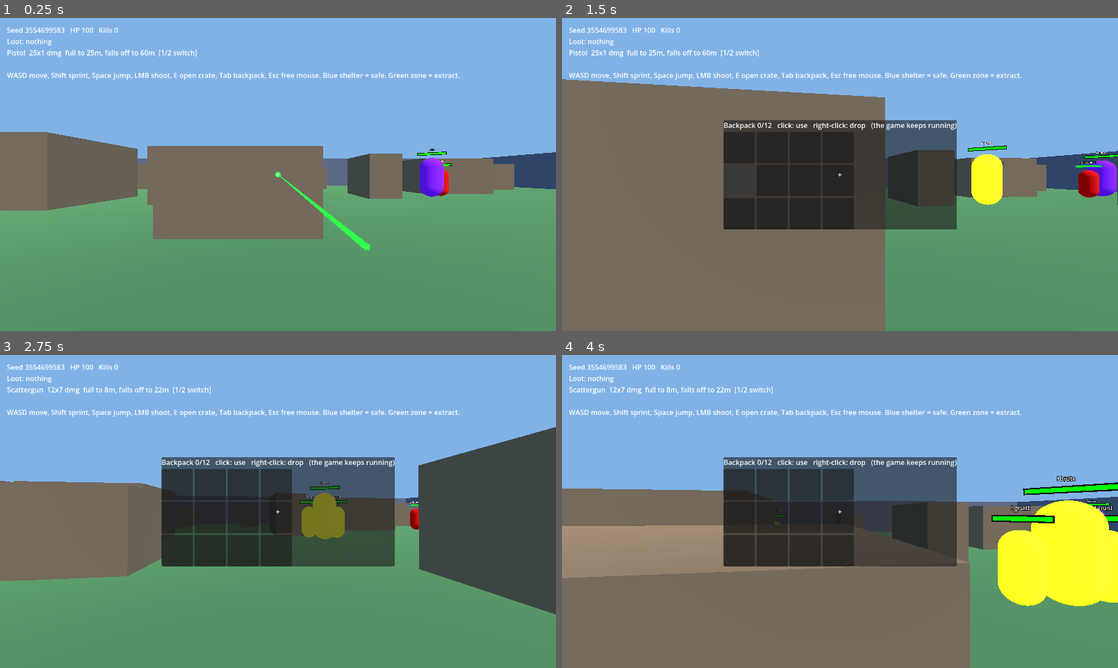
Above: before the commit, frames 1-4 (two rows, left to right).
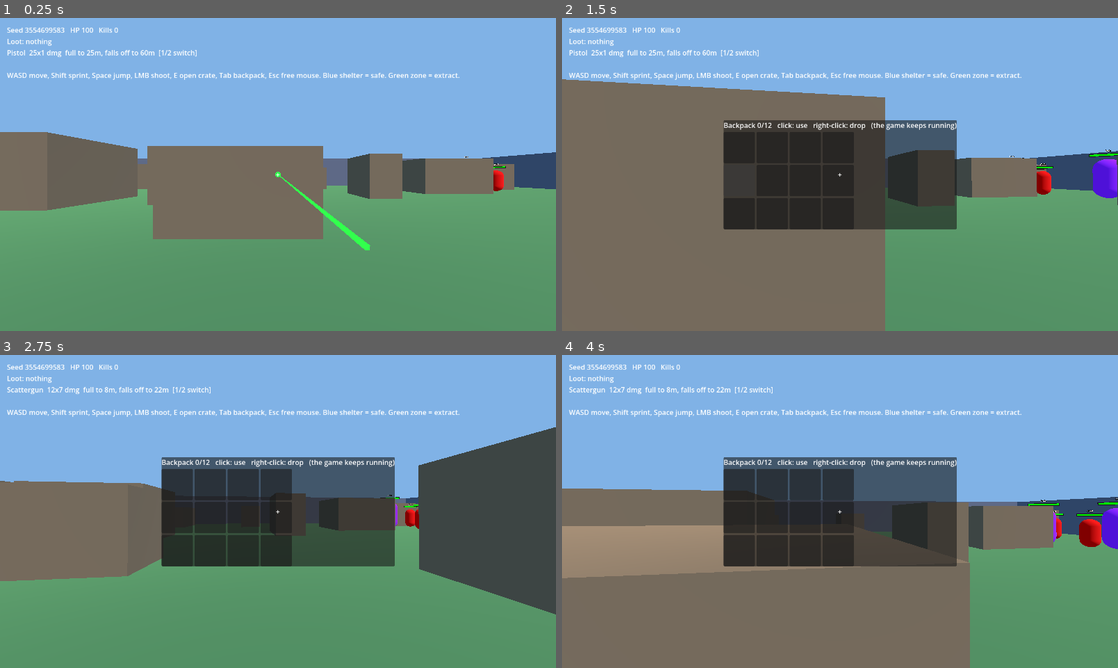
Above: after the commit, the same moments.

Repository: LearnEndlessly/VideoGameFoldr
Game: Godot game, scene res://main.tscn
Two runs of this game, one before a commit and one after it. Both use one fixed random seed, a clock stepped at 60 frames per second and the inputs below.
Inputs (mouse positions are in pixels of both pictures, inside the frame that each line leads up to):
- Up to frame 1 (0.25 s): no input
- Up to frame 2 (1.5 s): tap Enter at 0.5 s; move the mouse to (867, 174) at 0.52 s; hold W 0.53-1.28 s; tap Tab at 0.6 s; click (867, 174) at 0.67 s; tap Space at 0.77 s; move the mouse to (728, 190) at 1.27 s; hold S from 1.28 s (still down); tap 1 at 1.35 s
- Up to frame 3 (2.75 s): tap Space at 1.52 s; move the mouse to (333, 442) at 2.02 s; release S at 2.03 s; hold D from 2.03 s (still down); tap 2 at 2.1 s
- Up to frame 4 (4 s): move the mouse to (812, 574) at 2.77 s; release D at 2.78 s; hold W 2.78-3.53 s; tap E at 2.85 s; click (812, 574) at 2.92 s; tap Space at 3.02, 3.77 s; move the mouse to (1006, 558) at 3.52 s; hold A from 3.53 s (still down); hold Shift from 3.53 s (still down)

The runs differ from the first frame. In frame 1, 0.8% of the frame differs, in the area x 75-91%, y 41-58%; in frame 2, 1.9%; in frame 3, 1.2%; in frame 4, 7.0%, in the area x 38-100%, y 38-81%.

Commit message:
Fix enemy groups spawning next to the player; add regression test
_free_spot() kept its last random sample when all placement tries failed,
even if that sample was inside the no-spawn radius around the player's
start. On a crowded map this put groups 3-10 m from the player, who then
took melee damage within seconds. The distance limit is now never relaxed;
only overlap with other objects is accepted.

Adds data/tuning.gd (spawn values), a seed_override hook on main for tests,
and tests/spawn_safety.gd (failed 40 of 60 maps before the fix, 0 after).

Co-Authored-By: Claude Sonnet 5.5 <noreply@anthropic.com>

Diff:
--- /dev/null
+++ b/data/tuning.gd
@@ -0,0 +1,8 @@
+# Tunable numbers. Edit here; scripts read them from this file.
+
+# Metres. Enemy group centres never spawn closer than this to the player's start.
+const ENEMY_GROUP_MIN_ORIGIN := 15.0
+# Group members spawn within +/- this many metres of their group centre.
+const GROUP_SPREAD := 2.0
+# Placement attempts per object before overlapping other objects is accepted.
+const SPAWN_TRIES := 50
--- a/scripts/main.gd
+++ b/scripts/main.gd
@@ -4,6 +4,7 @@
 const Enemy = preload("res://scripts/enemy.gd")
 const Crate = preload("res://scripts/crate.gd")
 const Enemies = preload("res://data/enemies.gd")
+const Tuning = preload("res://data/tuning.gd")
 const InventoryUI = preload("res://scripts/inventory_ui.gd")
 const ItemIcon = preload("res://scripts/item_icon.gd")
 
@@ -16,6 +17,7 @@
 static var last_result := ""
 
 var rng := RandomNumberGenerator.new()
+var seed_override := -1  # tests set this before add_child to pick a map
 var _seed := 0
 var _taken: Array = []  # [position, radius] of everything placed, to avoid overlaps
 var _player: Player
@@ -26,7 +28,7 @@
 func _ready() -> void:
 	# Pass a seed after `--` on the command line to replay a map.
 	var args := OS.get_cmdline_user_args()
-	_seed = int(args[0]) if args.size() > 0 else randi()
+	_seed = seed_override if seed_override >= 0 else (int(args[0]) if args.size() > 0 else randi())
 	rng.seed = _seed
 
 	_add_box(Vector3(60, 1, 60), Vector3(0, -0.5, 0), Color(0.3, 0.5, 0.3))
@@ -47,13 +49,14 @@
 		c.position = _free_spot(1.5, 3.0) + Vector3(0, 0.5, 0)
 		add_child(c)
 	for g in GROUP_COUNT:
-		var center := _free_spot(4.0, 15.0)
+		var center := _free_spot(4.0, Tuning.ENEMY_GROUP_MIN_ORIGIN)
 		for i in rng.randi_range(3, 4):
 			var e := Enemy.new()
 			e.stats = Enemies.roll(rng)
 			e.home = center
 			e.group_id = g
-			e.position = center + Vector3(rng.randf_range(-2, 2), 0, rng.randf_range(-2, 2))
+			var spread: float = Tuning.GROUP_SPREAD
+			e.position = center + Vector3(rng.randf_range(-spread, spread), 0, rng.randf_range(-spread, spread))
 			add_child(e)
 
 	var sun := DirectionalLight3D.new()
@@ -153,23 +156,29 @@
 	if body == _player:
 		_end("EXTRACTED")
 
-# shortcut: after 50 failed tries the last spot is used even if it overlaps;
-# fine at this density, revisit if the map gets crowded.
+# Picks a spot clear of everything placed so far. The map is crowded by the time
+# enemies are placed, so after SPAWN_TRIES valid samples overlap is accepted, but
+# min_origin (distance from the player's start) is never relaxed.
+# shortcut: gives up after 1000 samples, so a min_origin near the map size could
+# still return a spot inside it; upgrade if min_origin is ever tuned that high.
 func _free_spot(radius: float, min_origin: float) -> Vector3:
 	var p := Vector3.ZERO
-	for i in 50:
+	var tries := 0
+	for i in 1000:
 		p = Vector3(rng.randf_range(-26, 26), 0, rng.randf_range(-26, 26))
 		if p.length() < min_origin:
 			continue
-		var clear := true
-		for t in _taken:
-			if p.distance_to(t[0]) < t[1] + radius:
-				clear = false
-				break
-		if clear:
+		tries += 1
+		if tries >= Tuning.SPAWN_TRIES or _is_clear(p, radius):
 			break
 	_taken.append([p, radius])
 	return p
+
+func _is_clear(p: Vector3, radius: float) -> bool:
+	for t in _taken:
+		if p.distance_to(t[0]) < t[1] + radius:
+			return false
+	return true
 
 func _place_extract() -> void:
 	var side := -1.0 if rng.randf() < 0.5 else 1.0
--- /dev/null
+++ b/tests/spawn_safety.gd
@@ -0,0 +1,38 @@
+# Run: Godot --headless --path <project> -s tests/spawn_safety.gd   (exit code 1 on failure)
+# Regression for "player lost HP in the first 2 seconds": enemy groups must not spawn
+# near the player's start, and a player standing still must be untouched for 2 seconds.
+extends SceneTree
+
+const Tuning = preload("res://data/tuning.gd")
+const SEEDS := 60      # maps checked for spawn distance
+const SIM_SEEDS := 20  # of those, maps also simulated
+const SIM_FRAMES := 120  # 2 seconds of physics
+
+func _init() -> void:
+	var failures: PackedStringArray = []
+	var min_ok: float = Tuning.ENEMY_GROUP_MIN_ORIGIN - Tuning.GROUP_SPREAD * sqrt(2.0)
+	for s in SEEDS:
+		var main = load("res://main.tscn").instantiate()
+		main.seed_override = s
+		root.add_child(main)
+		await process_frame  # _ready only runs once the tree is processing
+		var player = main._player
+		var enemies: Array = main.get_children().filter(func(c): return "stats" in c)
+		if enemies.is_empty():
+			failures.append("seed %d: no enemies found, the test is not measuring anything" % s)
+		for e in enemies:
+			var d: float = e.global_position.distance_to(player.global_position)
+			if d < min_ok:
+				failures.append("seed %d: enemy spawned %.1f m from the player (min %.1f)" % [s, d, min_ok])
+				break
+		if s < SIM_SEEDS:
+			for f in SIM_FRAMES:
+				await physics_frame
+			if player.health < player.MAX_HEALTH:
+				failures.append("seed %d: player at %d HP after 2 s of standing still" % [s, player.health])
+		main.queue_free()
+		await process_frame
+	for f in failures:
+		printerr(f)
+	print("spawn_safety: %d failure(s) over %d seeds" % [failures.size(), SEEDS])
+	quit(1 if failures.size() > 0 else 0)
